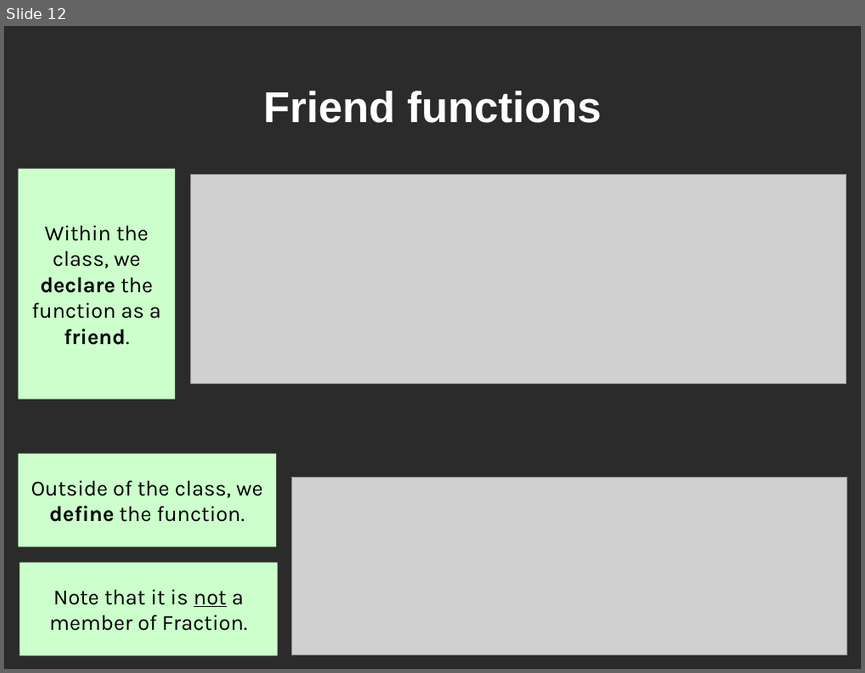
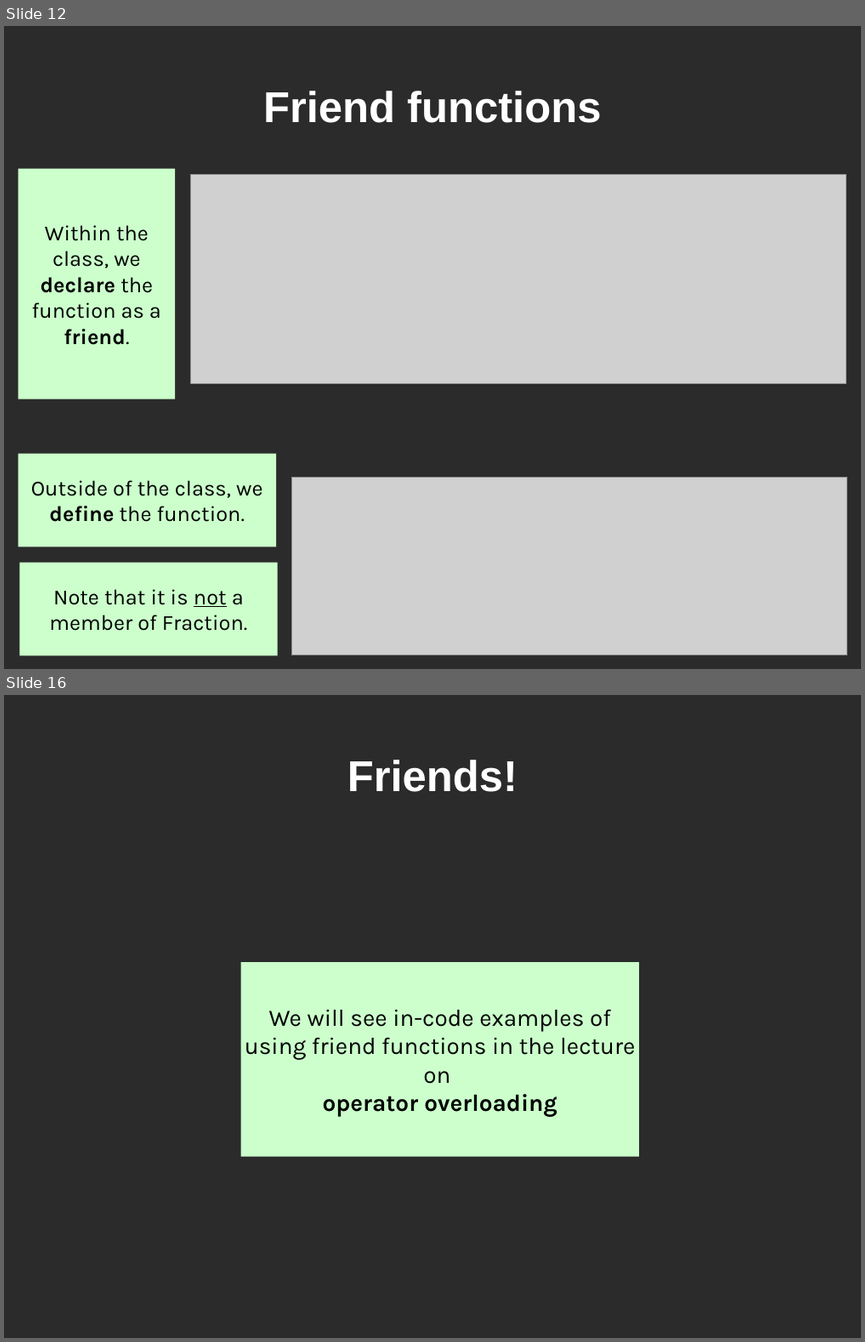
Before and after one commit to mactwist555/CPP-Course, a slide deck: Lecture_Slides/13 Friends/Friends.odp. Shown one above the other, each under a label of ours: slide 12 before the commit, slides 12 and 16 after it; the slides between them are not shown. The pictures are 865x673 and 865x1342 pixels, drawn with LibreOffice and Linux fonts; fonts in the diff are those of the drawing; grey boxes stand for pictures; background and template pictures are left out; a plain dark background stands for a picture behind light text. Boxes give left, top, right and bottom in pixels: in the first picture for what was removed or moved away, otherwise in the second. Text is boxed around its words. In the diff, an @@ line names an element or a change of style, - is before the commit and + after.

```diff
--- a/Lecture_Slides/13 Friends/Friends.odp
+++ b/Lecture_Slides/13 Friends/Friends.odp
@@ slide 16 added at (4,695,861,1338), background picture (left out) @@
@@ title added at (347,760,517,792), 40 pt, text #FFFFFF, bold @@
+Friends!
@@ rectangle added at (241,963,639,1157), fill #CCFFCC, 22 pt, text #000000 @@
+We will see in-code examples of using friend functions in the lecture on
+operator overloading
```
Also in this commit, not shown: 2 slides changed, 1 other slide added, 2 slides removed, 5 other files.
